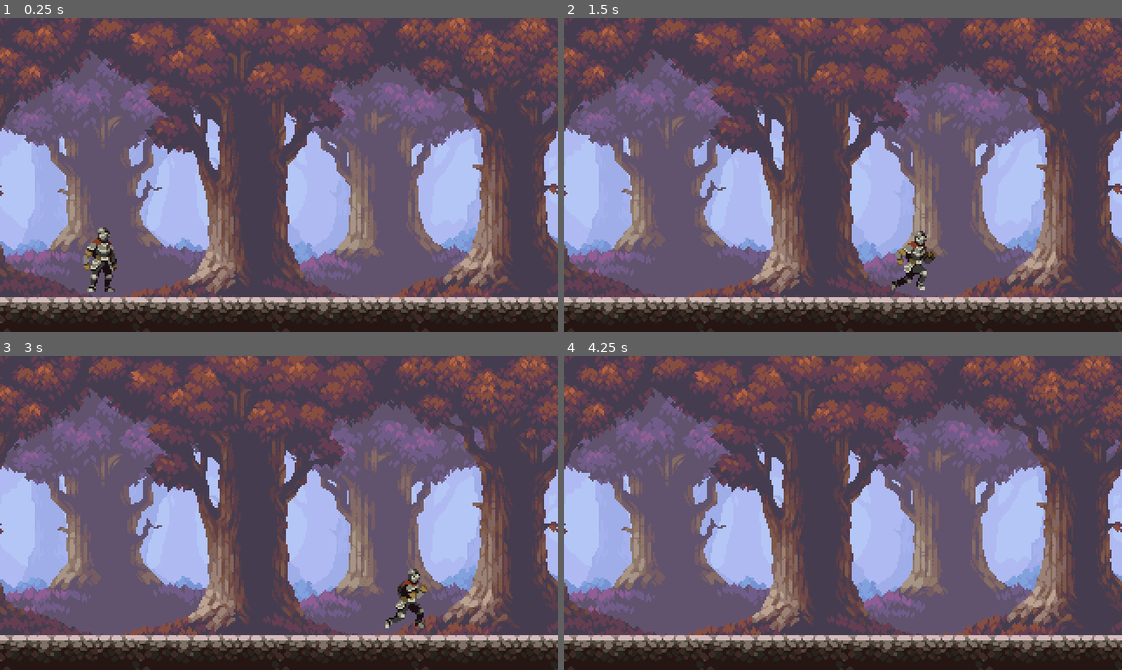
Above: before the commit, frames 1-4 (two rows, left to right).
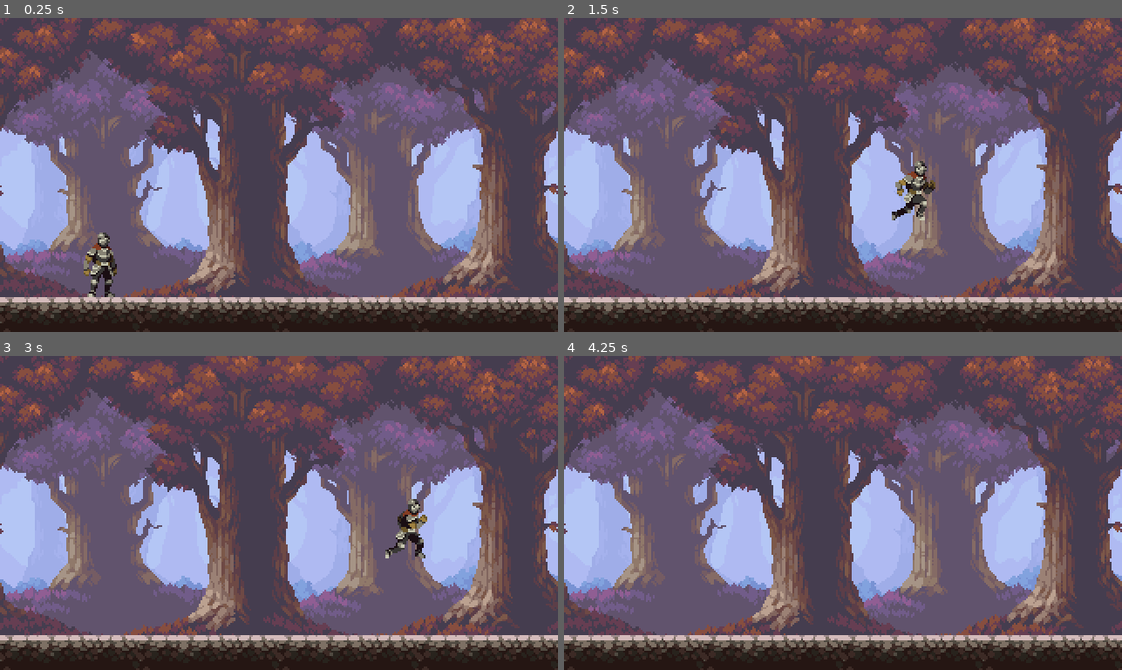
Above: after the commit, the same moments.

Repository: Luis-Blash/godot_caballero
Game: Godot game, scene res://Scene/Game.tscn
Two runs of this game, one before a commit and one after it. Both use one fixed random seed, a clock stepped at 60 frames per second and the inputs below.
Inputs:
- Up to frame 1 (0.25 s): no input
- Up to frame 2 (1.5 s): hold Up (ui_up) 0.53-1.28 s; hold Right (ui_right) from 0.53 s (still down); tap Up (ui_up) at 1.35 s
- Up to frame 3 (3 s): tap Up (ui_up) at 1.52, 1.82, 2.85 s; release Right (ui_right) at 2.03 s; hold Left (ui_left) 2.03-2.78 s; hold Up (ui_up) 2.03-2.78 s; hold Right (ui_right) from 2.78 s (still down)
- Up to frame 4 (4.25 s): keep holding Right (ui_right); tap Up (ui_up) at 3.02, 3.32 s; hold Up (ui_up) from 3.53 s (still down)

The runs differ from the first frame. In frame 1, 0.7% of the frame differs, in the area x 15-21%, y 66-89%; in frame 2, 1.3%, in the area x 58-67%, y 45-87%; in frame 3, 1.3%; in frame 4, nothing differs.

Commit message:
feat: jump Person

Diff:
--- a/Scene/level_1.tscn
+++ b/Scene/level_1.tscn
@@ -44,4 +44,4 @@
 [node name="Player" parent="." instance=ExtResource("5_0cht6")]
 position = Vector2(63, 78)
 up_direction = Vector2(0.140049, -0.990145)
-mass = 2.0
+mass = 3.0
--- a/Scripts/Player.gd
+++ b/Scripts/Player.gd
@@ -5,7 +5,9 @@
 @onready var _colisionBody = $CollisionShape2D
 
 @export var speed : float = 200
-@export var mass : float = 2
+@export var mass : float = 3
+var is_jumping: bool = false
+@export var jump_speed: float = 400
 
 # Called when the node enters the scene tree for the first time.
 func _ready():
@@ -17,18 +19,34 @@
 	pass
 
 func _physics_process(delta):
-	gravity_character()
 	motion_ctrl()
+	select_animation()
 	move_and_slide()
-	select_animation()
-
-func gravity_character():
-	velocity.y = Global.get_gravity_character(velocity.y, mass)
 
 func motion_ctrl() -> void:
 	velocity.x = Global.get_axis().x * speed
 
+	# si esta tocando el suelo puedes saltar
+	if is_on_floor() and Input.is_action_just_pressed("ui_up"):
+		velocity.y = -jump_speed
+		is_jumping = true
+
+	# Si esta saltando
+	if is_jumping:
+		is_jumping = false
+	# si no salta le afecta la gravedad
+	else:
+		velocity.y = Global.get_gravity_character(velocity.y, mass)
+
+
 func select_animation():
+
+	#if(is_on_floor()):
+	#	print("esta tocando el suelo")
+	#else:
+	#	print("esta en el cielo")
+
+
 	if(Input.is_action_pressed("ui_left") || Input.is_action_pressed("ui_right")):
 		if(Input.is_action_pressed("ui_left")):
 			_sprite_player.flip_h = true
@@ -40,5 +58,3 @@
 			_animation_player.play("run_player")
 	else :
 		_animation_player.play("idle_player")
-	#_animation_player.play("idle_player")
-	pass
